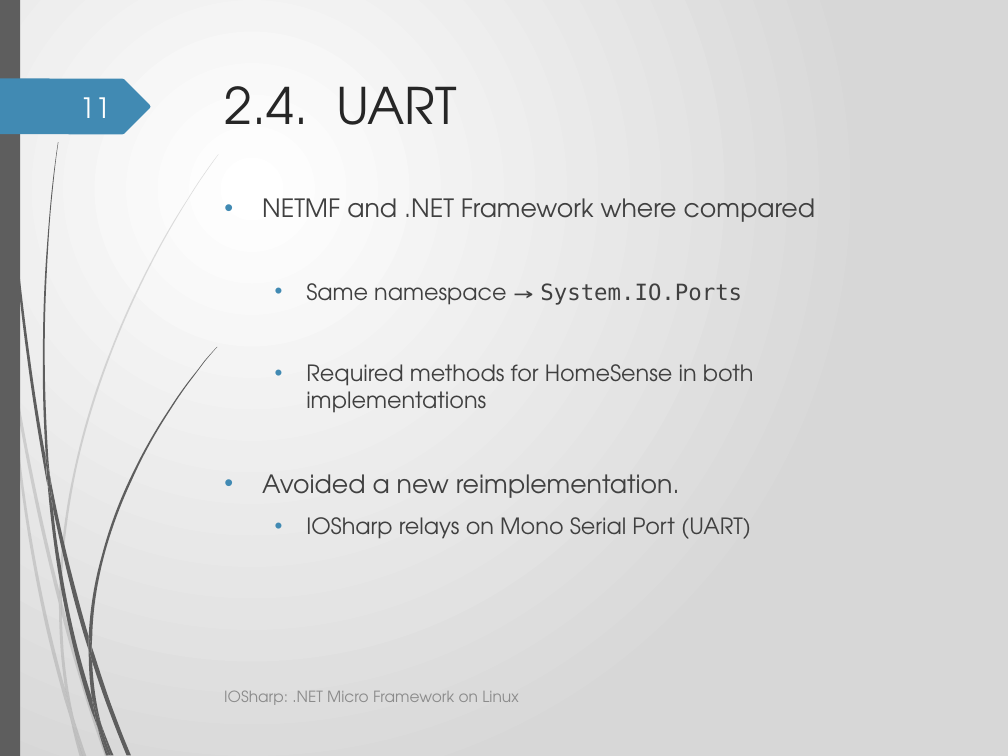
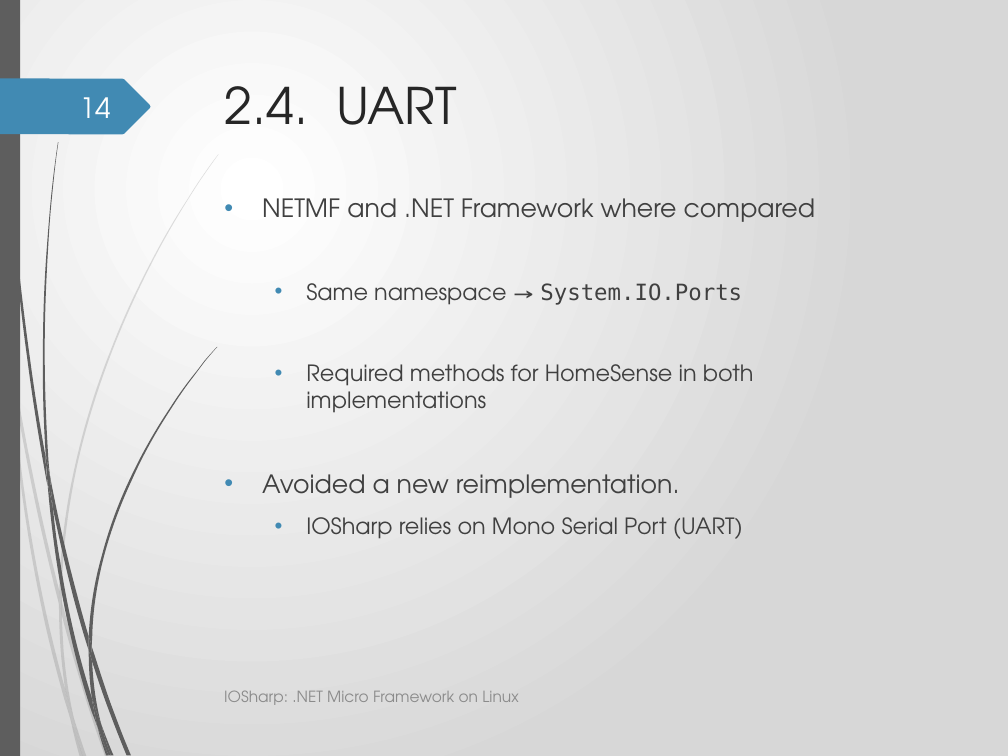
Before and after one commit to GerardSoleCa/BachelorThesisMisc, a slide deck: slide 14 of ThesisDoc/IOSharp2.pptx (slide 11 before the commit). Drawn at 1008x756 pixels with LibreOffice and Linux fonts; fonts in the diff are those of the drawing; background and template pictures are left out. Boxes give left, top, right and bottom in pixels: in the first picture for what was removed or moved away, otherwise in the second. Text is boxed around its words. In the diff, an @@ line names an element or a change of style, - is before the commit and + after.

```diff
--- a/ThesisDoc/IOSharp2.pptx
+++ b/ThesisDoc/IOSharp2.pptx
@@ page number at [80,97,111,118]: text changed @@
-11
+14
@@ text at [306,517,743,539]: text changed @@
-  • IOSharp relays on Mono Serial Port (UART)
+  • IOSharp relies on Mono Serial Port (UART)
```
Also in this commit, not shown: 19 other slides changed, 4 slides added, 1 slide removed, 7 other files.
